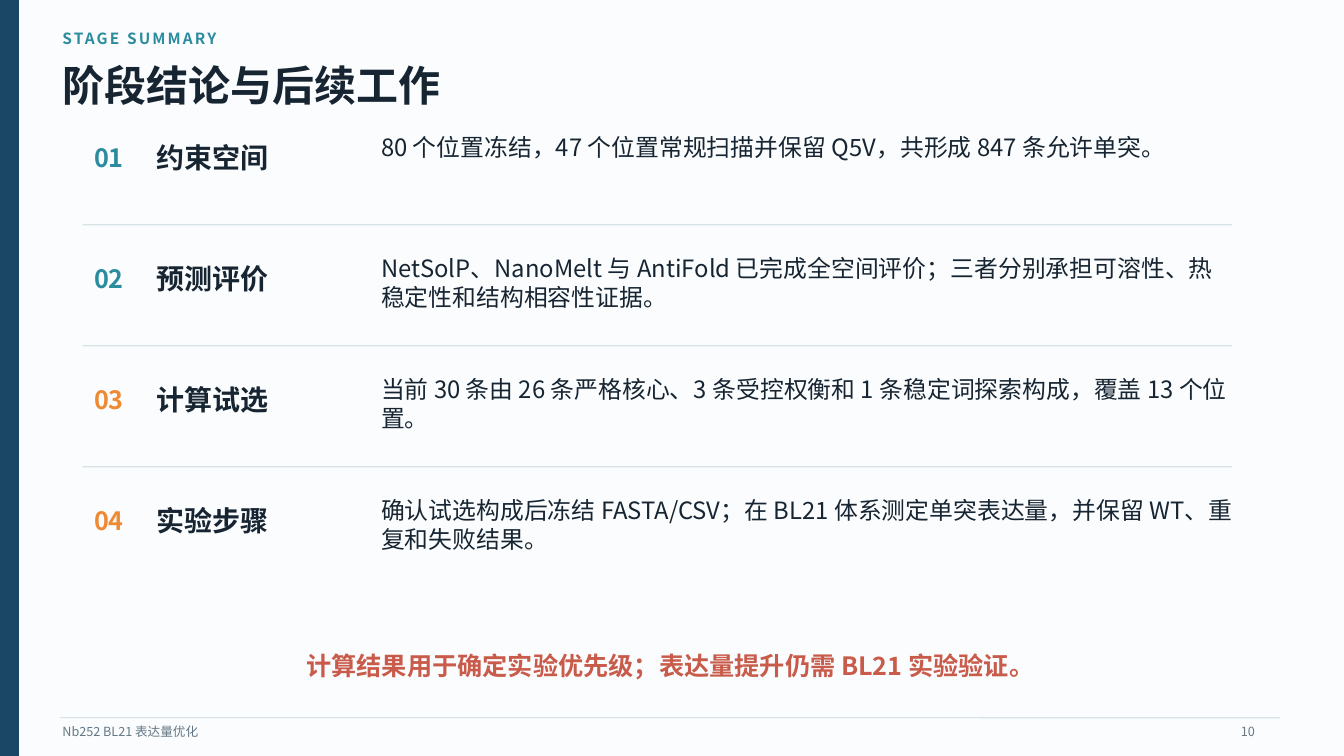
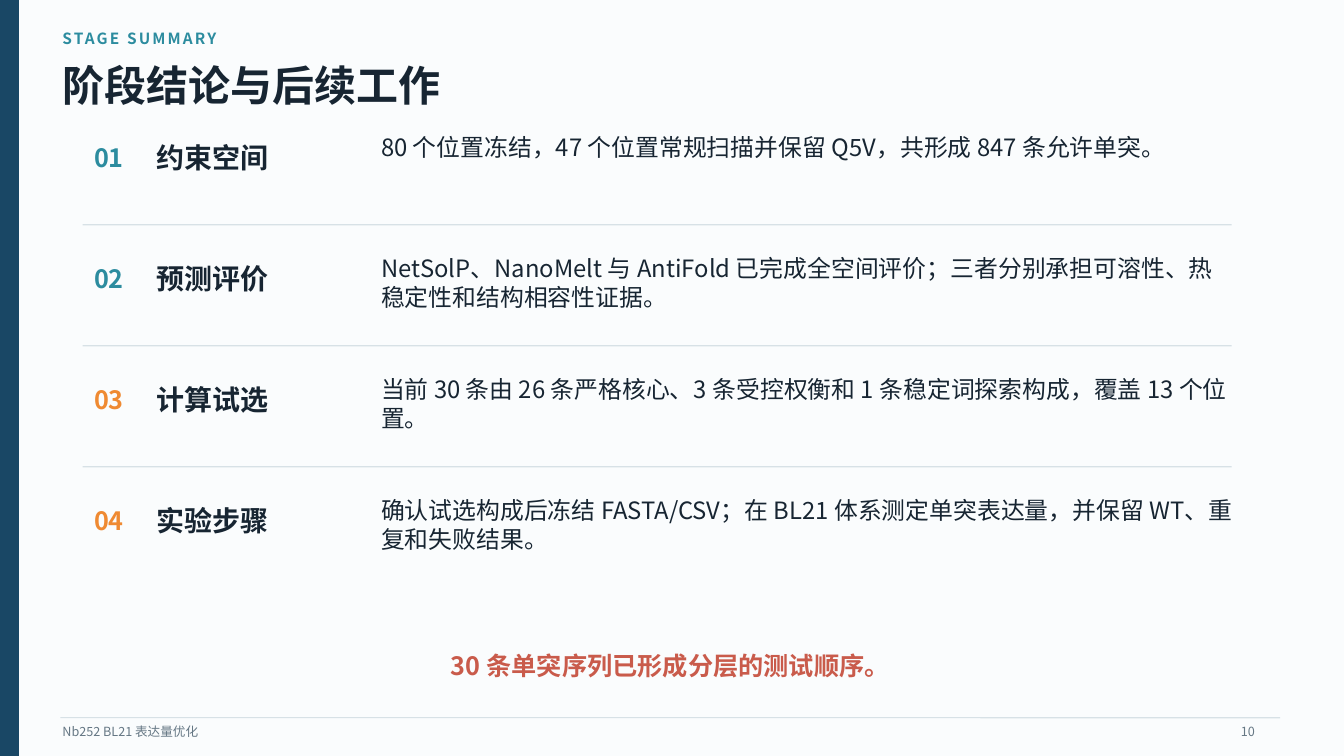
Before and after one commit to name-lulangya/Antibody_optimization, a slide deck: slide 10 of docs/result_artifacts/weekly_report_result/report_2026_W34_nb252_expression_route/Nb252_BL21_expression_optimization_presentation_20260820.pptx. Drawn at 1344x756 pixels with LibreOffice and Linux fonts; fonts in the diff are those of the drawing. Boxes give left, top, right and bottom in pixels: in the first picture for what was removed or moved away, otherwise in the second. Text is boxed around its words. In the diff, an @@ line names an element or a change of style, - is before the commit and + after.

Commit message:
Refine Nb252 presentation wording

```diff
--- a/docs/result_artifacts/weekly_report_result/report_2026_W34_nb252_expression_route/Nb252_BL21_expression_optimization_presentation_20260820.pptx
+++ b/docs/result_artifacts/weekly_report_result/report_2026_W34_nb252_expression_route/Nb252_BL21_expression_optimization_presentation_20260820.pptx
@@ text at box(451, 653, 889, 678): text changed @@
-计算结果用于确定实验优先级；表达量提升仍需 BL21 实验验证。
+30 条单突序列已形成分层的测试顺序。
```
Also in this commit, not shown: 1 other slide changed, 1 other file.
